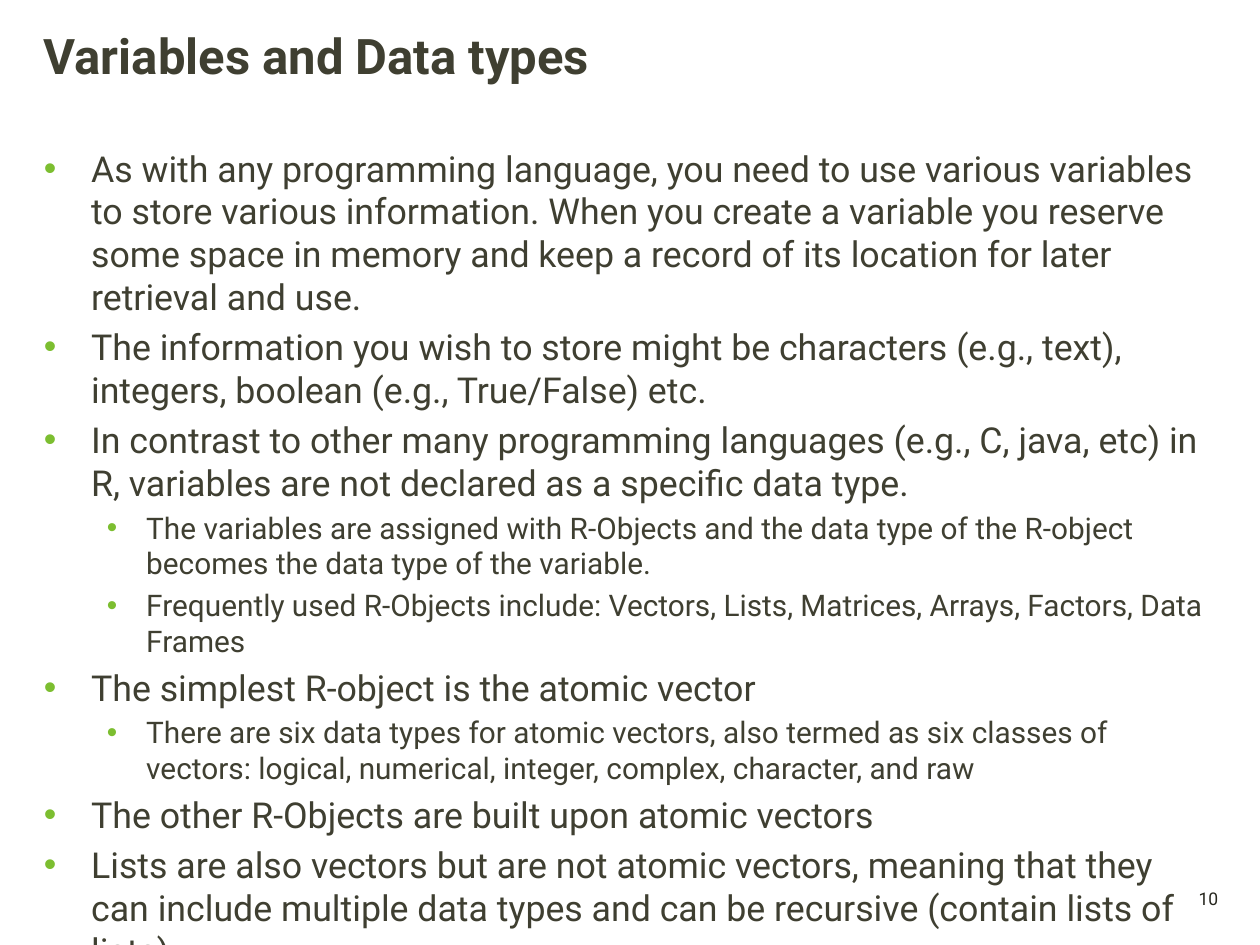
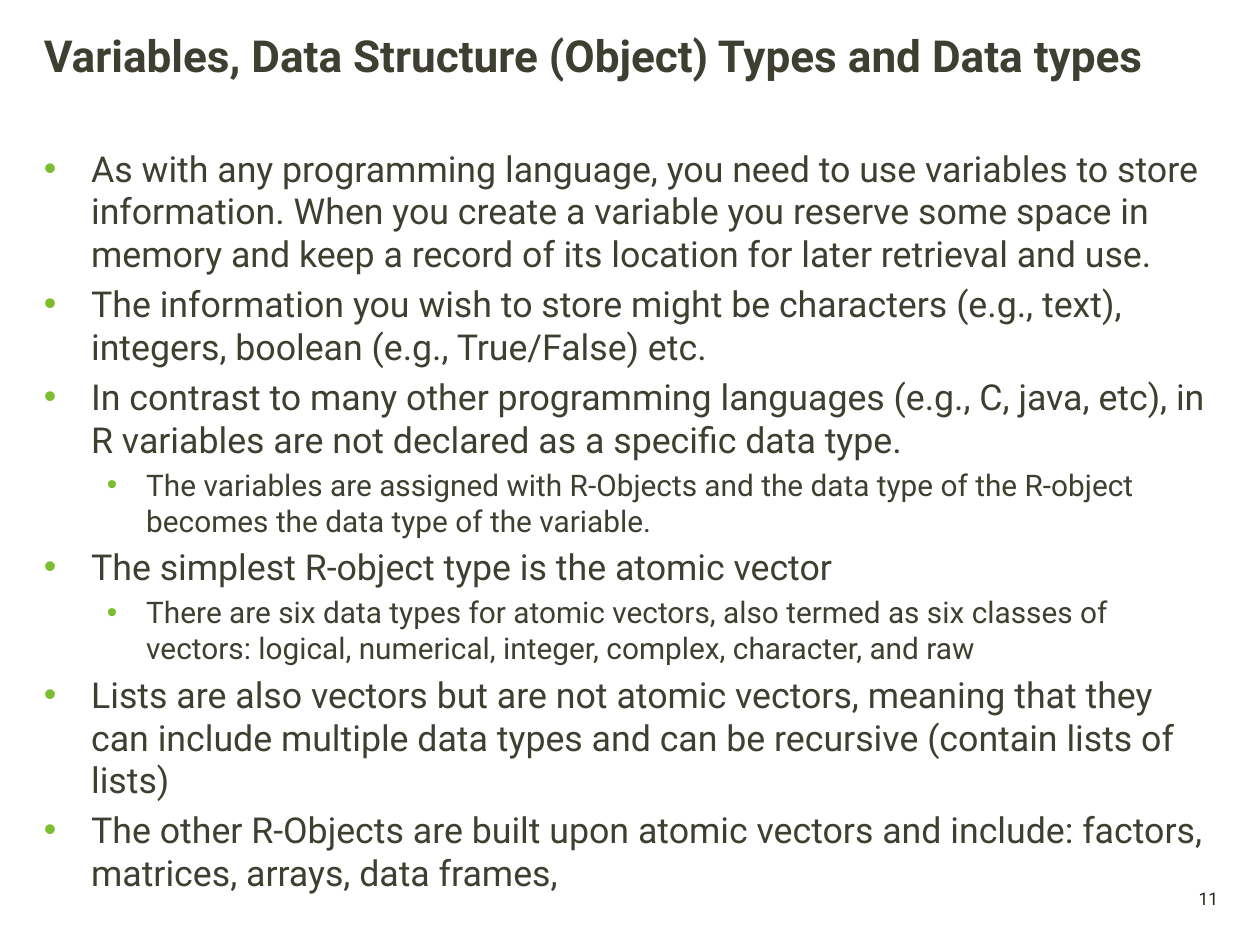
Before and after one commit to griffithlab/gen-viz-lectures, a slide deck: slide 11 of GenViz_Module2_Lecture.pptx (slide 10 before the commit). Drawn at 1260x945 pixels with LibreOffice and Linux fonts; fonts in the diff are those of the drawing; background and template pictures are left out. Boxes give left, top, right and bottom in pixels: in the first picture for what was removed or moved away, otherwise in the second. Text is boxed around its words. In the diff, an @@ line names an element or a change of style, - is before the commit and + after.

Commit message:
updates to lectures 0 and 2

```diff
--- a/GenViz_Module2_Lecture.pptx
+++ b/GenViz_Module2_Lecture.pptx
@@ title at <box>44,37,1142,82</box>: text changed; size 28 to 25.2 pt @@
-Variables and Data types
+Variables, Data Structure (Object) Types and Data types
@@ text at <box>91,155,1198,275</box>: text changed @@
-• As with any programming language, you need to use various variables to store various information. When you create a variable you reserve some space in memory and keep a record of its location for later retrieval and use.
+• As with any programming language, you need to use variables to store information. When you create a variable you reserve some space in memory and keep a record of its location for later retrieval and use.
@@ text at <box>91,381,1204,461</box>: text changed @@
-• In contrast to other many programming languages (e.g., C, java, etc) in R, variables are not declared as a specific data type.
+• In contrast to many other programming languages (e.g., C, java, etc), in R variables are not declared as a specific data type.
@@ text at <box>91,553,832,588</box>: text changed; size 17 to 20.4 pt @@
-  • Frequently used R-Objects include: Vectors, Lists, Matrices, Arrays, Factors, Data Frames
-• The simplest R-object is the atomic vector
+• The simplest R-object type is the atomic vector
@@ text at <box>91,801,874,836</box>: paragraph removed @@
-• The other R-Objects are built upon atomic vectors
@@ text at <box>91,816,1202,851</box>: paragraph added @@
+• The other R-Objects are built upon atomic vectors and include: factors, matrices, arrays, data frames,
@@ page number at <box>1199,892,1219,905</box>: text changed @@
-10
+11
```
Also in this commit, not shown: 8 other slides changed, 9 slides added, 11 slides removed, 2 other files.
